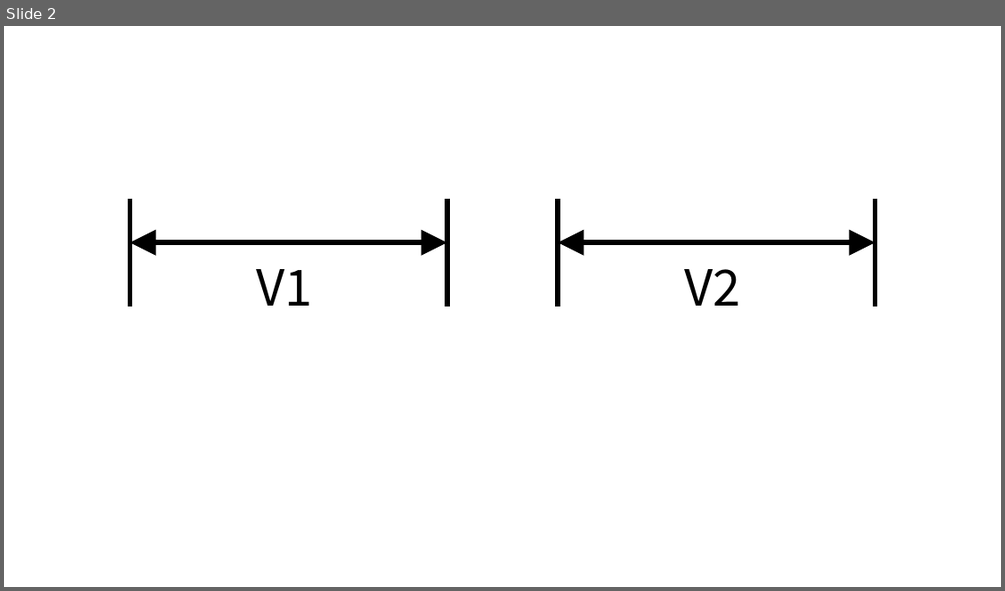
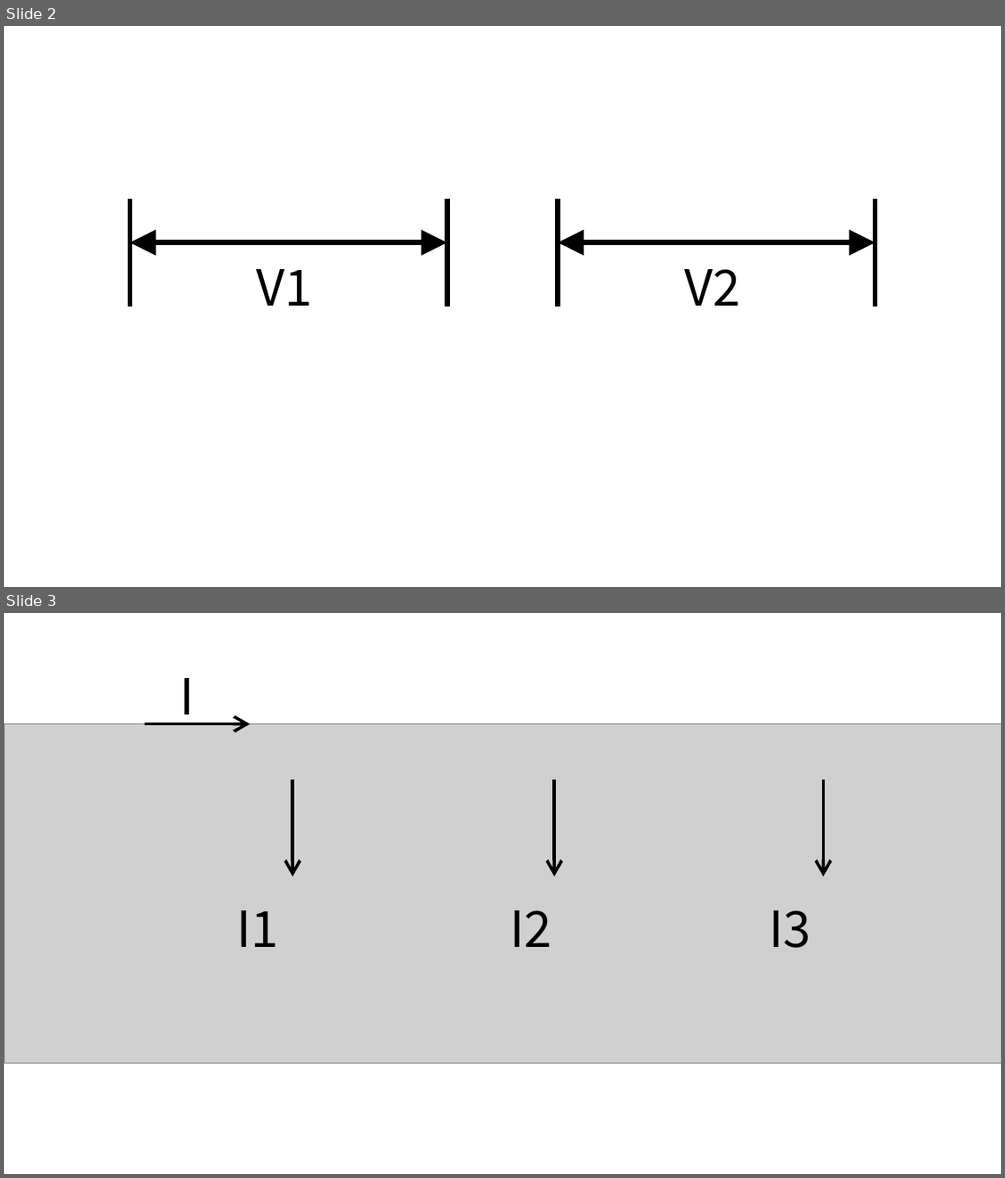
Before and after one commit to UtusemiUltimate-of-the-darkness/survey-of-Electric-notebook, a slide deck: sch/img/imgEdit.pptx. Shown one above the other, each under a label of ours: slide 2 before the commit, slides 2 and 3 after it. The pictures are 1005x591 and 1005x1178 pixels, drawn with LibreOffice and Linux fonts; fonts in the diff are those of the drawing; grey boxes stand for pictures; background and template pictures are left out. Boxes give left, top, right and bottom in pixels: in the first picture for what was removed or moved away, otherwise in the second. Text is boxed around its words. In the diff, an @@ line names an element or a change of style, - is before the commit and + after.

```diff
--- a/sch/img/imgEdit.pptx
+++ b/sch/img/imgEdit.pptx
@@ slide 3 added at [4, 613, 1001, 1174], background #FFFFFF @@
@@ text added at [180, 678, 194, 728], 48 pt, text #000000 @@
+I
@@ picture added at [4, 723, 1001, 1062] @@
@@ arrow added from (145, 723) to (250, 723), #000000 3 pt @@
@@ arrow added from (292, 779) to (292, 876), #000000 3 pt @@
@@ arrow added from (554, 779) to (554, 876), #000000 3 pt @@
@@ arrow added from (824, 779) to (824, 876), #000000 3 pt @@
@@ text added at [236, 910, 278, 947], 48 pt, text #000000 @@
+I1
@@ text added at [510, 910, 551, 947], 48 pt, text #000000 @@
+I2
@@ text added at [769, 910, 811, 948], 48 pt, text #000000 @@
+I3
```
Also in this commit, not shown: 3 other slides added, 43 other files.
